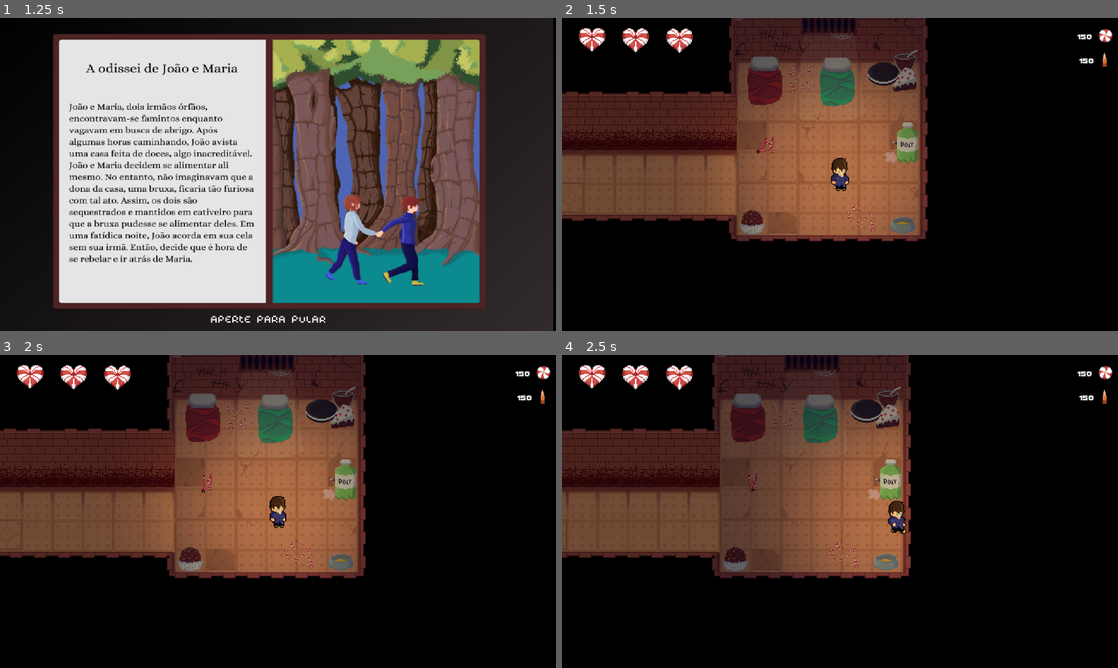
Above: before the commit, frames 1-4 (two rows, left to right).
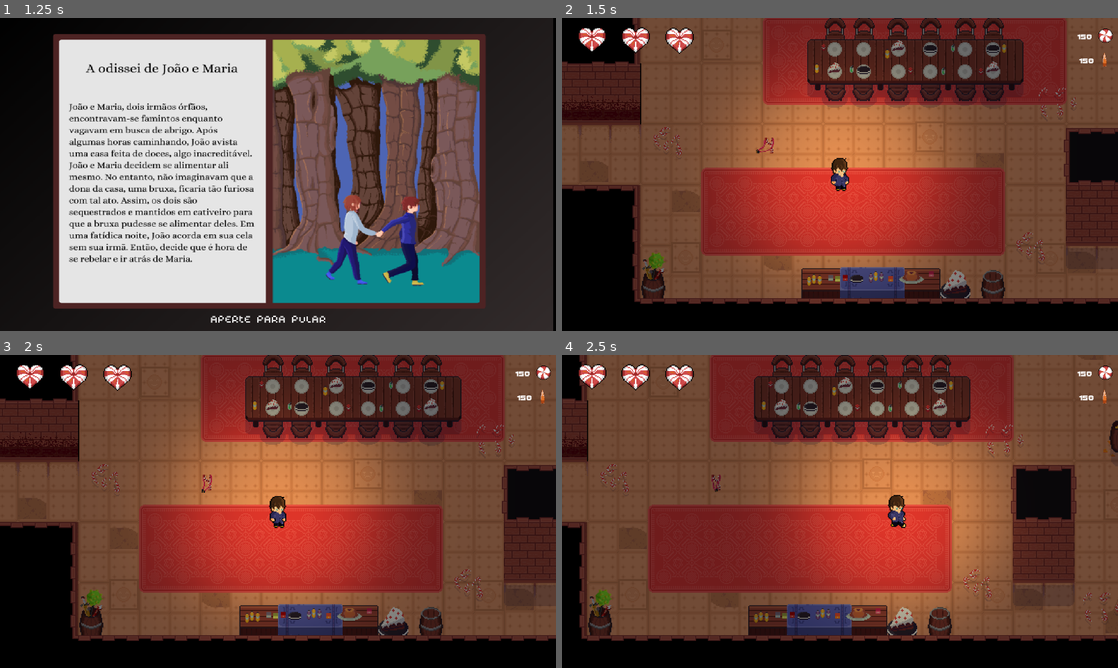
Above: after the commit, the same moments.

Repository: mtab-dev/bulletspeel
Game: Godot game, scene res://scenes/levels/main_menu.tscn
Same seed, same stepped clock (60 frames per second), same inputs: the game is played once before the commit and once after it. Sound files missing from this copy of the repository are replaced by a short silence.
Inputs (mouse positions are in pixels of both pictures, inside the frame that each line leads up to):
- Up to frame 1 (1.25 s): click (278, 202) at 0.5 s
- Up to frame 2 (1.5 s): click (828, 318) at 1.25 s
- Up to frame 3 (2 s): no input
- Up to frame 4 (2.5 s): move the mouse to (962, 495) at 2.02 s; hold D (right) from 2.03 s (still down); click (962, 495) at 2.17 s

Frame 1 is identical in both runs. In frame 2, 77% of the frame differs, in the area x 0-100%, y 0-92%; in frame 3, 77%; in frame 4, 80%.

Commit message:
refactor: boss transform timeout

Diff:
--- a/scenes/levels/level_one.tscn
+++ b/scenes/levels/level_one.tscn
@@ -1180,7 +1180,7 @@
 shape = SubResource("RectangleShape2D_khe0q")
 
 [node name="slingDetect" type="Area2D" parent="."]
-position = Vector2(604, 387)
+position = Vector2(579, -1063)
 
 [node name="slingTexture" type="AnimatedSprite2D" parent="slingDetect"]
 scale = Vector2(0.8, 0.8)
@@ -1238,7 +1238,7 @@
 position = Vector2(824, -1329)
 
 [node name="player" parent="." instance=ExtResource("1_bvwrk")]
-position = Vector2(678, 417)
+position = Vector2(653, -1033)
 speed = 250
 
 [node name="elevator" parent="." instance=ExtResource("25_uf2ca")]
--- a/scripts/enemies/bigCookie/bigCookie.gd
+++ b/scripts/enemies/bigCookie/bigCookie.gd
@@ -28,6 +28,12 @@
 	cookieTransform.emit()
 	animation.play('white2black')
 
+func atkAnim():
+	if Global.madCookie == true:
+		animation.play('blackAttack')
+	else:
+		animation.play('whiteAttack')
+
 func _process(delta: float) -> void:
 	if health == 10:
 		transformCookie()
@@ -37,12 +43,10 @@
 		Global.madCookie = false
 
 func _on_detection_area_body_entered(body):
-	if not Global.isDead and body.is_in_group('Player'):
+	if body.is_in_group('Player'):
+		velocity = Vector2.ZERO
 		isPlayerInDetectionArea = true
-		if Global.madCookie:
-			animation.play('blackAttack')
-		else:
-			animation.play('whiteAttack')
+		atkAnim()
 
 func _on_detection_area_body_exited(body):
 	if body.is_in_group('Player'):
@@ -69,12 +73,9 @@
 	queue_free()
 
 func hitWhenAnim():
-	if isPlayerInDetectionArea:
+	if isPlayerInDetectionArea == true:
+		atkAnim()
 		Global.life -= 1
-		if Global.madCookie:
-			animation.play('blackAttack')
-		else:
-			animation.play('whiteAttack')
 
-func _on_animation_finished() -> void:
+func _on_animation_animation_finished() -> void:
 	hitWhenAnim()
--- a/scripts/enemies/bigCookie/cookieChase.gd
+++ b/scripts/enemies/bigCookie/cookieChase.gd
@@ -10,12 +10,11 @@
 
 func Enter():
 	player = get_tree().get_first_node_in_group("Player")
-	if not transformTimer:
-		transformTimer = Timer.new()
-		transformTimer.wait_time = 1.6
-		transformTimer.one_shot = true
-		add_child(transformTimer)
-		transformTimer.connect("timeout", Callable(self, "_on_transform_timer_timeout"))
+	transformTimer = Timer.new()
+	transformTimer.wait_time = 1.6
+	transformTimer.one_shot = true
+	add_child(transformTimer)
+	transformTimer.connect("timeout", Callable(self, "_on_transform_timer_timeout"))
 
 func PhysicsUpdate(_delta: float):
 	if isTransforming:
@@ -39,4 +38,5 @@
 		texture.play("white2black")
 
 func _on_transform_timer_timeout() -> void:
+	print('foi')
 	isTransforming = false
--- a/scripts/enemies/bigCookie/cookieIdle.gd
+++ b/scripts/enemies/bigCookie/cookieIdle.gd
@@ -17,12 +17,11 @@
 
 func Enter():
 	player = get_tree().get_first_node_in_group("Player")
-	if not transformTimer:
-		transformTimer = Timer.new()
-		transformTimer.wait_time = 1.6
-		transformTimer.one_shot = true
-		add_child(transformTimer)
-		transformTimer.connect("timeout", Callable(self, "_on_transform_timer_timeout"))
+	transformTimer = Timer.new()
+	transformTimer.wait_time = 1.6
+	transformTimer.one_shot = true
+	add_child(transformTimer)
+	transformTimer.connect("timeout", Callable(self, "_on_transform_timer_timeout"))
 	if Global.madCookie:
 		texture.play('blackIdle')
 	else:
